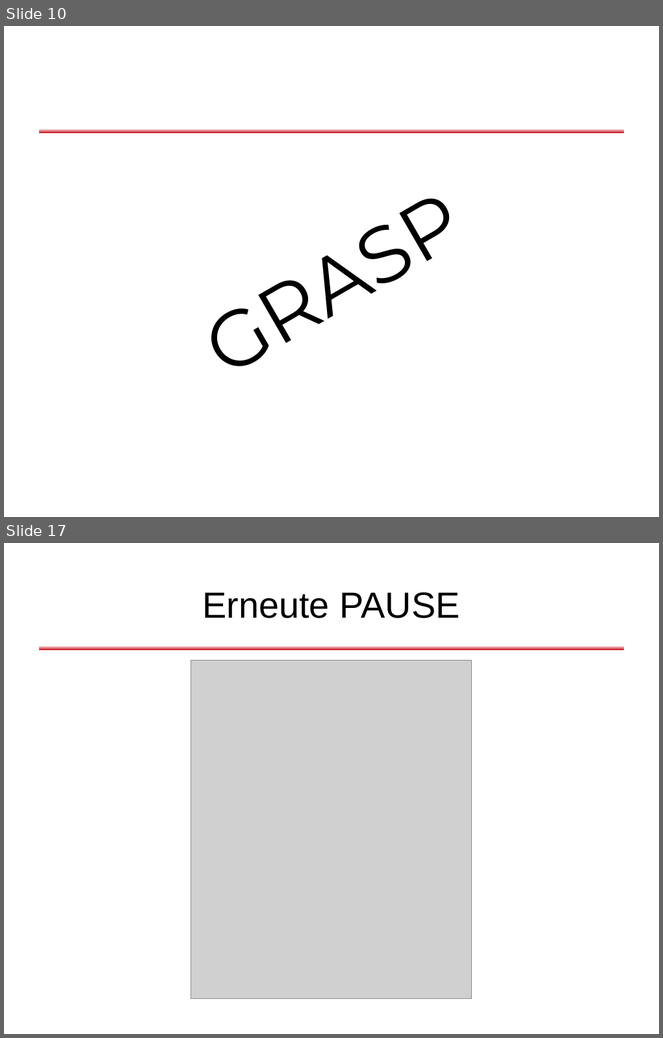
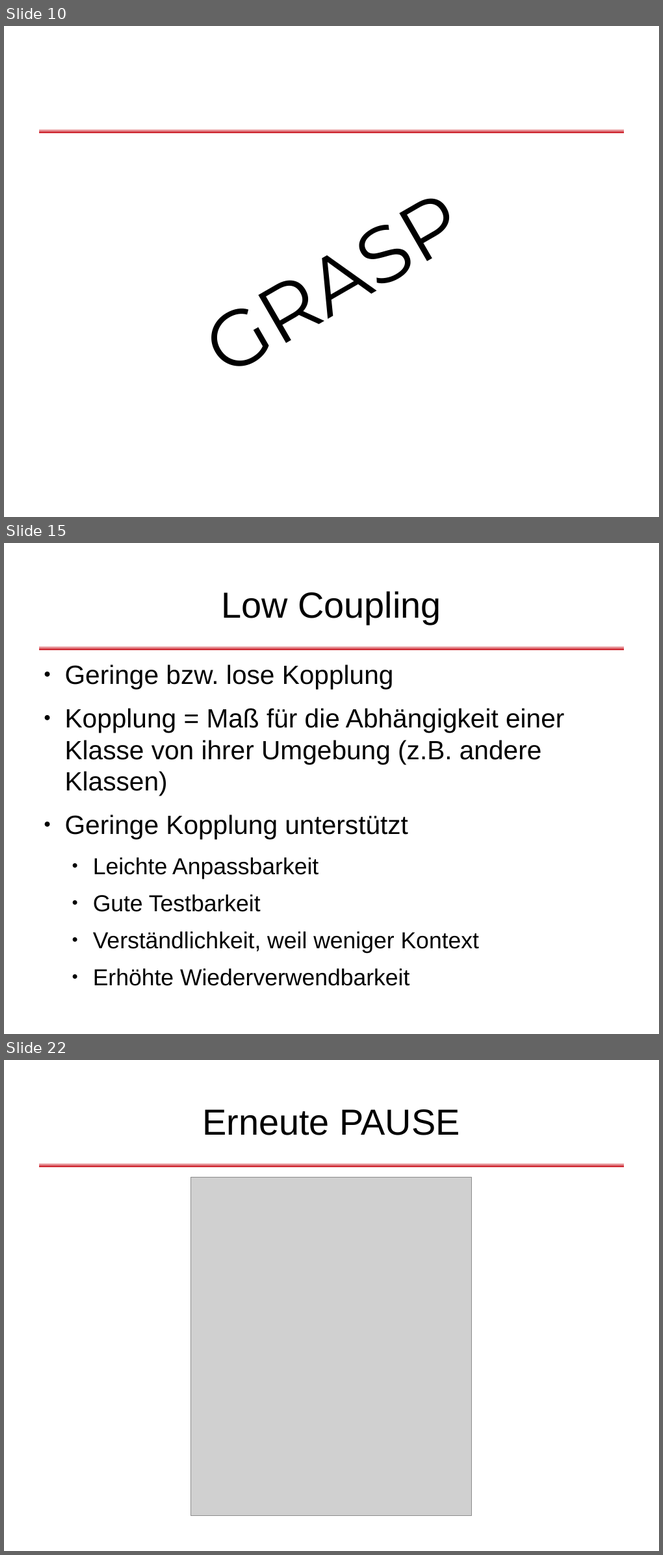
Before and after one commit to dlindner/vorlesung-se2-dhbw, a slide deck: added_2010/Objektorientierte Designregeln.odp. Shown one above the other, each under a label of ours: slides 10 and 17 before the commit, slides 10, 15 and 22 after it; the slides between them are not shown. The pictures are 663x1038 and 663x1555 pixels, drawn with LibreOffice and Linux fonts; fonts in the diff are those of the drawing; grey boxes stand for pictures; background and template pictures are left out. Boxes give left, top, right and bottom in pixels: in the first picture for what was removed or moved away, otherwise in the second. Text is boxed around its words. In the diff, an @@ line names an element or a change of style, - is before the commit and + after.

```diff
--- a/added_2010/Objektorientierte Designregeln.odp
+++ b/added_2010/Objektorientierte Designregeln.odp
@@ slide 15 added at [4,543,659,1034], background #FFFFFF; not listed: 1 template element that a slide beside it also shows @@
@@ title added at [221,591,441,624], 44 pt, text #000000 @@
+Low Coupling
@@ text added at [65,665,564,986], 32 pt, text #000000 @@
+● Geringe bzw. lose Kopplung
+● Kopplung = Maß für die Abhängigkeit einer Klasse von ihrer Umgebung (z.B. andere Klassen)
+● Geringe Kopplung unterstützt
+  ● Leichte Anpassbarkeit
+  ● Gute Testbarkeit
+  ● Verständlichkeit, weil weniger Kontext
+  ● Erhöhte Wiederverwendbarkeit
@@ what was slide 17 is now slide 22 @@
```
Also in this commit, not shown: 1 slide changed, 9 other slides added, 5 slides removed.
